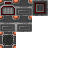
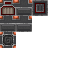
Layer changes from the first 64 × 64 image to the second:
showed "Paint Layer 2", painted on it over (0, 2, 32, 45)
"Paint Layer 1": opacity 100% → 20%, blend normal → color, painted on it over (0, 2, 32, 45)
painted on "Background" over (0, 2, 32, 45)
